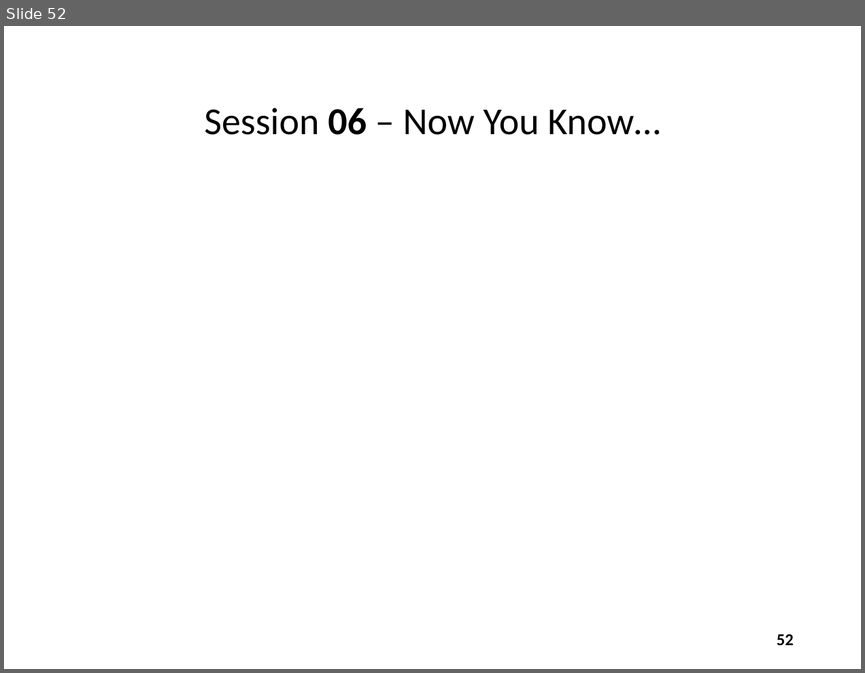
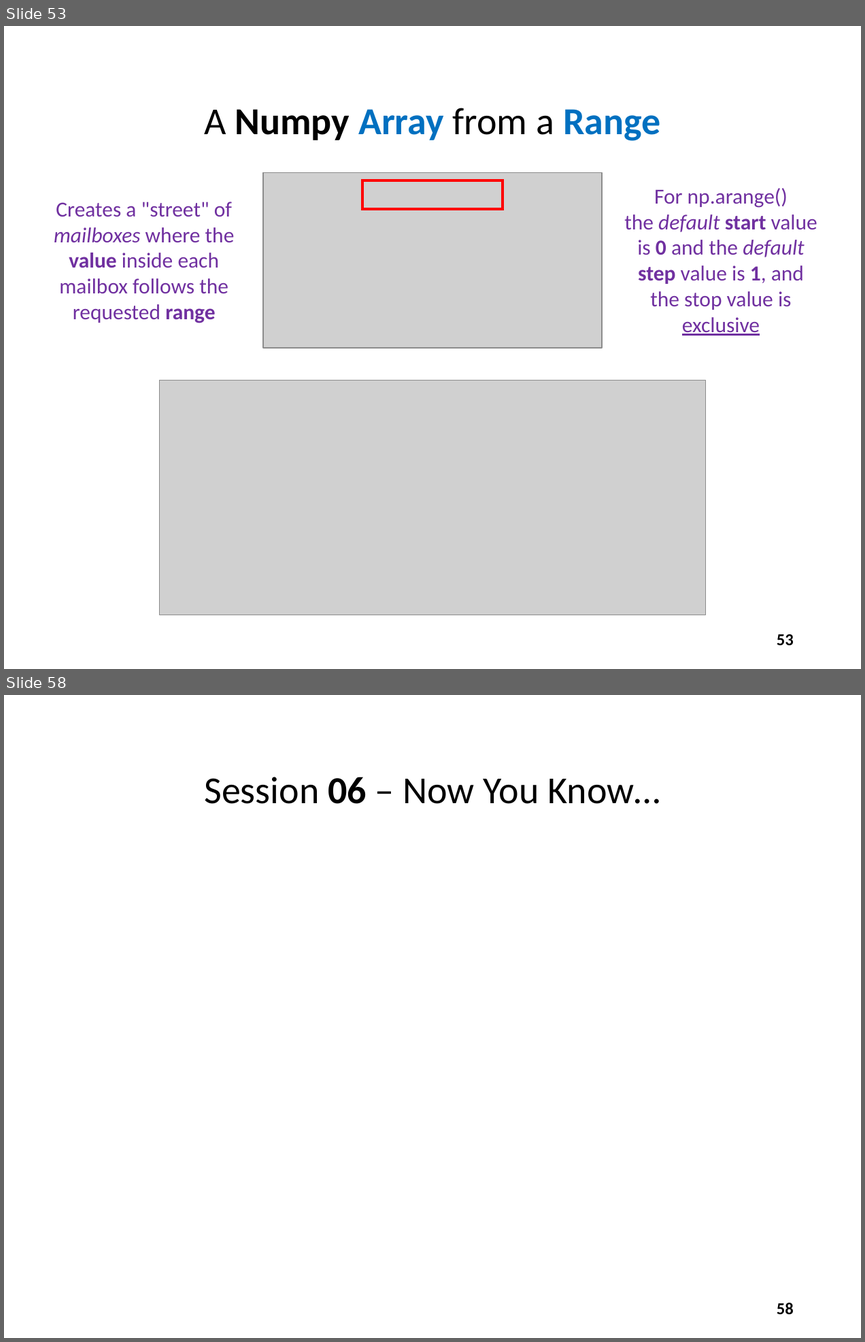
Before and after one commit to dbiersach/scicomp101, a slide deck: Session 06 - Infinite Series and Limits/Session 06 - Infinite Series and Limits.pptx. Shown one above the other, each under a label of ours: slide 52 before the commit, slides 53 and 58 after it; the slides between them are not shown. The pictures are 865x673 and 865x1342 pixels, drawn with LibreOffice and Linux fonts; fonts in the diff are those of the drawing; grey boxes stand for pictures. Boxes give left, top, right and bottom in pixels: in the first picture for what was removed or moved away, otherwise in the second. Text is boxed around its words. In the diff, an @@ line names an element or a change of style, - is before the commit and + after.

```diff
--- a/Session 06 - Infinite Series and Limits/Session 06 - Infinite Series and Limits.pptx
+++ b/Session 06 - Infinite Series and Limits/Session 06 - Infinite Series and Limits.pptx
@@ slide 53 added at [4,26,861,669], background #FFFFFF @@
@@ title added at [204,108,660,141], 32 pt, text #000000, bold @@
+A Numpy Array from a Range
@@ picture added at [263,172,601,347] @@
@@ rectangle added at [362,180,502,208], outline #FF0000 2.25 pt @@
@@ text added at [624,188,817,335], 18 pt, text #7030A0 @@
+For np.arange()
+the default start value is 0 and the default step value is 1, and the stop value is exclusive
@@ text added at [54,201,235,323], 18 pt, text #7030A0 @@
+Creates a "street" of mailboxes where the value inside each mailbox follows the requested range
@@ picture added at [160,380,706,615] @@
@@ page number added at [776,634,793,645], 14 pt, text #000000, bold @@
+53
@@ what was slide 52 is now slide 58 @@
@@ page number at [776,1302,793,1314]: text changed @@
-52
+58
```
Also in this commit, not shown: 5 other slides added, 2 other files.
